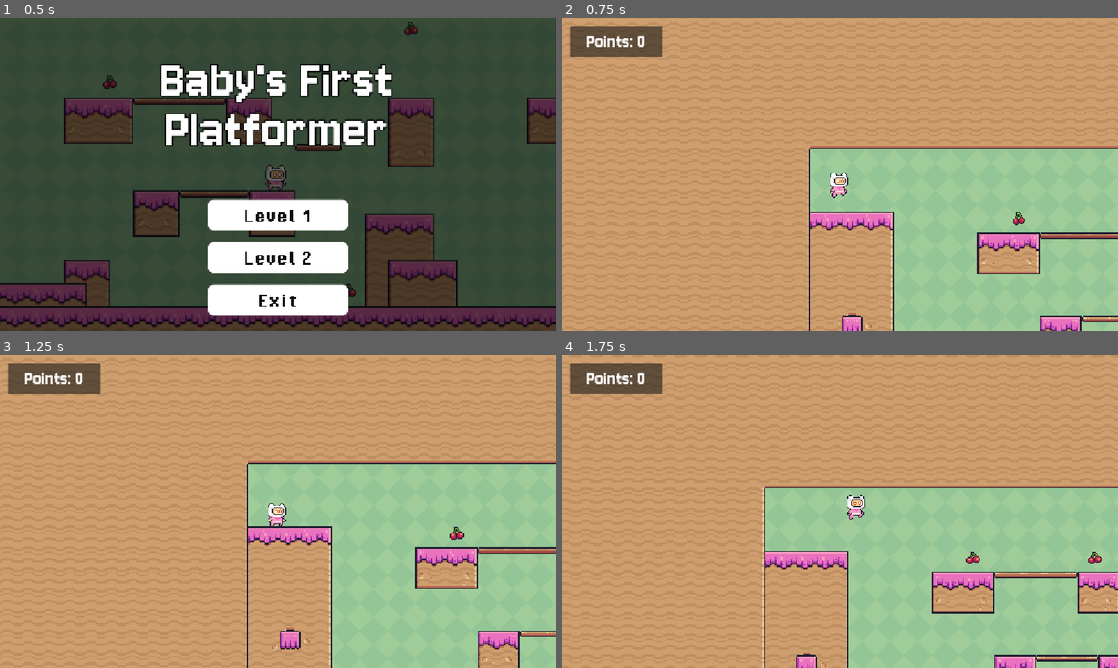
Above: before the commit, frames 1-4 (two rows, left to right).
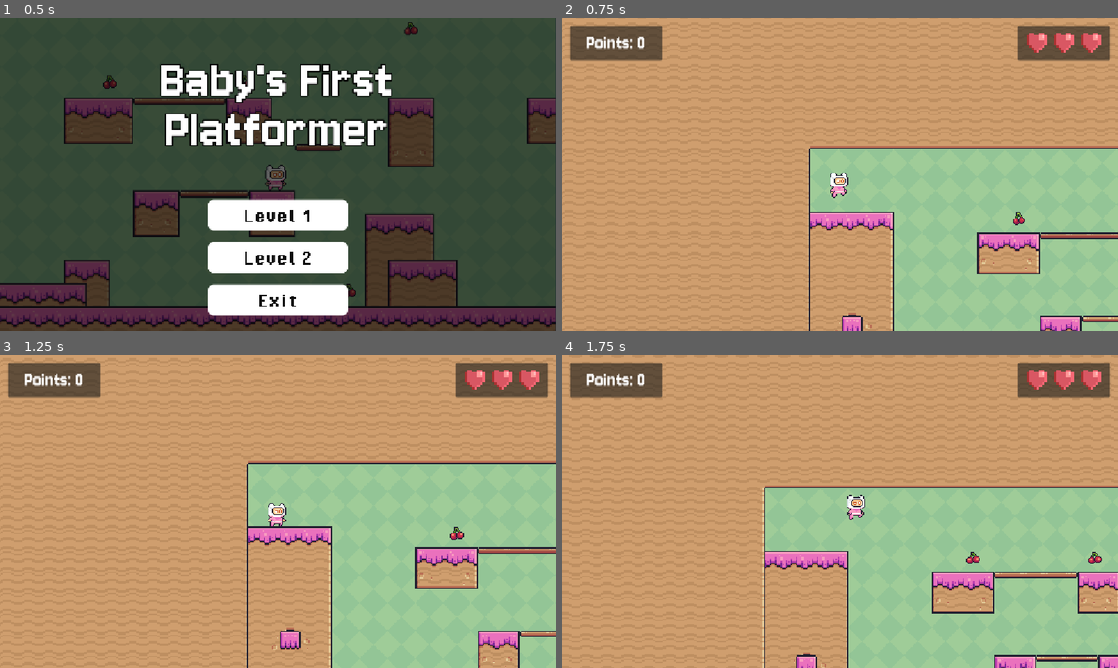
Above: after the commit, the same moments.

Repository: hanazzz/2d-platformer-game
Game: Godot game, scene res://scenes/main_menu.tscn
Two runs of this game, one before a commit and one after it. Both use one fixed random seed, a clock stepped at 60 frames per second and the inputs below.
Inputs:
- Up to frame 1 (0.5 s): no input
- Up to frame 2 (0.75 s): click "Level 1" at 0.5 s
- Up to frame 3 (1.25 s): no input
- Up to frame 4 (1.75 s): hold Right (right) from 1.28 s (still down); tap Space (jump) at 1.52 s

Frame 1 is identical in both runs. In frame 2, 2.2% of the frame differs, in the area x 1-99%, y 2-14%; in frame 3, 2.2%; in frame 4, 2.3%.

Commit message:
Start heart bars

Diff:
--- a/scenes/level1.tscn
+++ b/scenes/level1.tscn
@@ -8,8 +8,9 @@
 [ext_resource type="PackedScene" uid="uid://n7x3crpdp5um" path="res://scenes/finish.tscn" id="6_272bh"]
 [ext_resource type="PackedScene" uid="uid://cc7qenpvtlvvh" path="res://scenes/level2.tscn" id="6_ejswk"]
 [ext_resource type="FontFile" uid="uid://bn0212nw3j40m" path="res://Jersey10-Regular.ttf" id="8_bbk5w"]
-
-[sub_resource type="TileSetAtlasSource" id="TileSetAtlasSource_1bvp3"]
+[ext_resource type="Texture2D" uid="uid://04iomadu77a4" path="res://heart_health.png" id="9_conm7"]
+
+[sub_resource type="TileSetAtlasSource" id="TileSetAtlasSource_bbk5w"]
 texture = ExtResource("2_h2yge")
 0:0/0 = 0
 1:0/0 = 0
@@ -180,7 +181,11 @@
 
 [sub_resource type="TileSet" id="TileSet_lquwl"]
 physics_layer_0/collision_layer = 1
-sources/0 = SubResource("TileSetAtlasSource_1bvp3")
+sources/0 = SubResource("TileSetAtlasSource_bbk5w")
+
+[sub_resource type="AtlasTexture" id="AtlasTexture_d3jkd"]
+atlas = ExtResource("9_conm7")
+region = Rect2(0, 0, 8, 8)
 
 [node name="Node" type="Node"]
 
@@ -259,13 +264,13 @@
 
 [node name="UI" type="CanvasLayer" parent="."]
 
-[node name="Panel" type="Panel" parent="UI"]
+[node name="PointsPanel" type="Panel" parent="UI"]
 offset_left = 16.0
-offset_top = 17.0
+offset_top = 16.0
 offset_right = 208.0
-offset_bottom = 81.0
-
-[node name="PointsLabel" type="Label" parent="UI/Panel"]
+offset_bottom = 88.0
+
+[node name="PointsLabel" type="Label" parent="UI/PointsPanel"]
 unique_name_in_owner = true
 layout_mode = 1
 anchors_preset = 15
@@ -278,3 +283,39 @@
 text = "Points: 0"
 horizontal_alignment = 1
 vertical_alignment = 1
+
+[node name="HeartsPanel" type="Panel" parent="UI"]
+anchors_preset = 1
+anchor_left = 1.0
+anchor_right = 1.0
+offset_left = -208.0
+offset_top = 16.0
+offset_right = -16.0
+offset_bottom = 88.0
+grow_horizontal = 0
+
+[node name="HBoxContainer" type="HBoxContainer" parent="UI/HeartsPanel"]
+layout_mode = 0
+offset_top = 15.0
+offset_right = 192.0
+offset_bottom = 56.0
+theme_override_constants/separation = 15
+alignment = 1
+
+[node name="Heart1" type="TextureRect" parent="UI/HeartsPanel/HBoxContainer"]
+texture_filter = 1
+layout_mode = 2
+texture = SubResource("AtlasTexture_d3jkd")
+expand_mode = 2
+
+[node name="Heart2" type="TextureRect" parent="UI/HeartsPanel/HBoxContainer"]
+texture_filter = 1
+layout_mode = 2
+texture = SubResource("AtlasTexture_d3jkd")
+expand_mode = 2
+
+[node name="Heart3" type="TextureRect" parent="UI/HeartsPanel/HBoxContainer"]
+texture_filter = 1
+layout_mode = 2
+texture = SubResource("AtlasTexture_d3jkd")
+expand_mode = 2
Binary file added: heart_health.png
Not shown, added: heart_health.png.import
Not shown: 1 places in scenes/level1.tscn that only renumber resources
